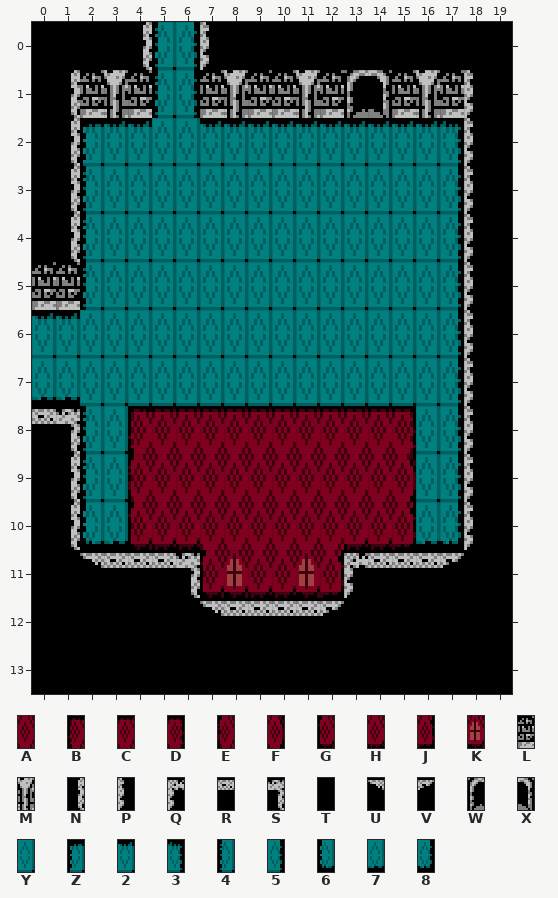
Tiled map, stored at tiled/castle_room_4.tmx. This is how it looked before the edit.
Cells are 8x16 px. Shown: x 0..19, y 0..13.
Key: from "castle_carpet": A 0, B 1, C 2, D 3, E 4, F 5, G 6, H 7, J 8, K 10; from "castle_stone": L 0, M 1, N 3, P 4, Q 5, R 6, S 7, T 8, U 9, V 10, W 11, X 12; from "castle_tile": Y 0, Z 1, 2 2, 3 3, 4 4, 5 5, 6 6, 7 7, 8 8.
_ is an empty cell.
Layer "Tile Layer 1" before, first column x 0:
 0 TTTTN45PTTTTTTTTTTTT
 1 TNLML45LMLLMLWXLMLPT
 2 TNZ22YY22222222223PT
 3 TN4YYYYYYYYYYYYYY5PT
 4 TN4YYYYYYYYYYYYYY5PT
 5 LL4YYYYYYYYYYYYYY5PT
 6 22YYYYYYYYYYYYYYY5PT
 7 77YYYYYYYYYYYYYYY5PT
 8 RS4YBCCCCCCCCCCDY5PT
 9 TN4YEAAAAAAAAAAFY5PT
10 TN67GHHAAAAAAHHJ78PT
11 TTURRRSGKHHKJQRRRVTT
12 TTTTTTTURRRRVTTTTTTT
13 TTTTTTTTTTTTTTTTTTTT
And afterwards:
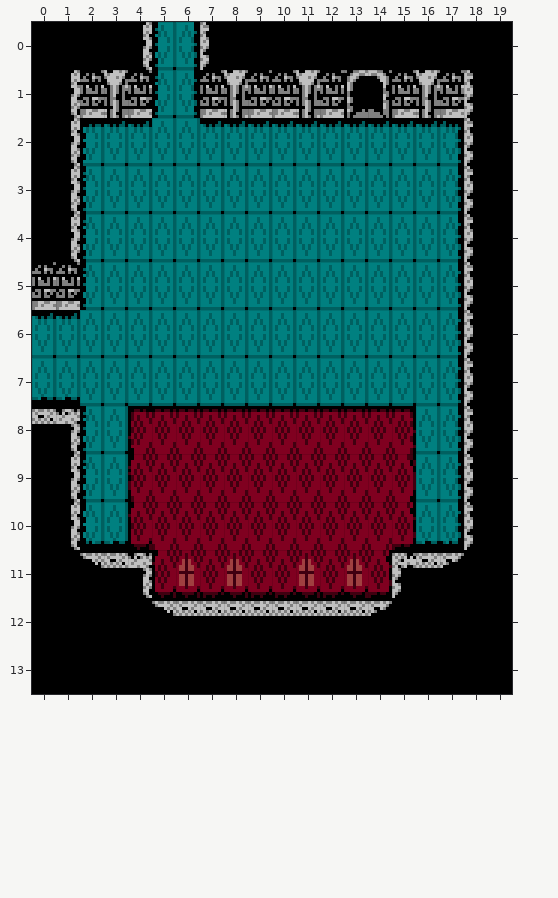
Message: started adding more objects to Cathedral maps
The edit:
Changed rows in their new state; . is an unchanged cell.
Layer "Tile Layer 1":
first column x 4:
10 .AA......AA.
11 SGKH....HKJQ
12 .URR....RRV.
